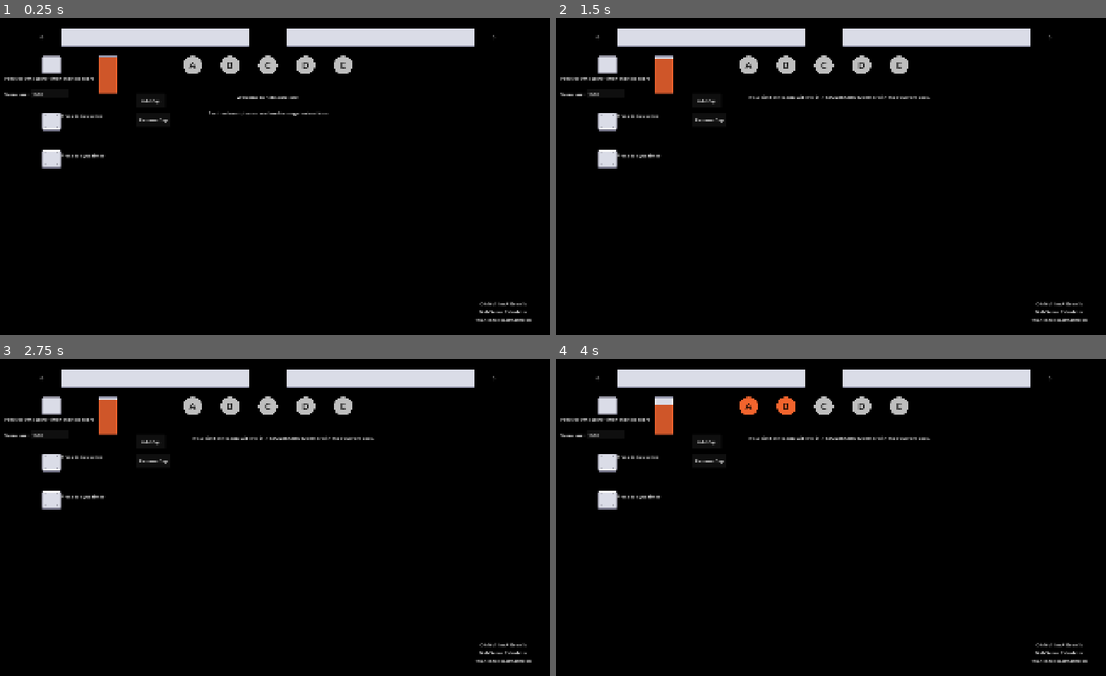
Above: before the commit, frames 1-4 (two rows, left to right).
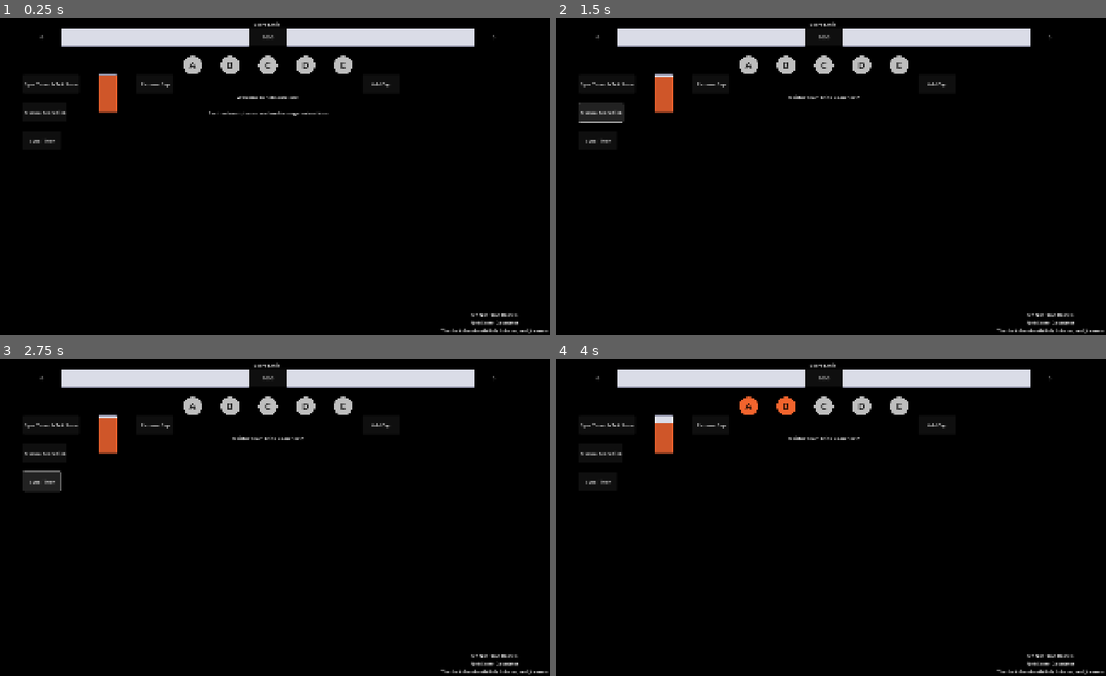
Above: after the commit, the same moments.

Repository: matthew-cavener/neb-control-score-calculator
Game: Godot game, scene res://scenes/main.tscn
Two runs of this game, one before a commit and one after it. Both use one fixed random seed, a clock stepped at 60 frames per second and the inputs below.
Inputs (mouse positions are in pixels of both pictures, inside the frame that each line leads up to; where the layout moved, square brackets give the same spot in the first picture):
- Up to frame 1 (0.25 s): no input
- Up to frame 2 (1.5 s): click (605, 84) [605, 65] at 0.5 s; click (600, 113) [605, 122] at 1.25 s
- Up to frame 3 (2.75 s): click (44, 482) [49, 498] at 2 s
- Up to frame 4 (4 s): click "A" at 2.75 s; click "B" at 3.5 s

The runs differ from the first frame. In frame 1, 2.3% of the frame differs, in the area x 0-100%, y 1-100%; in frame 2, 2.9%; in frame 3, 2.9%; in frame 4, 2.6%.

Commit message:
Feature/look n feel (#13)
* improve ui, fix a tie issue, imrpove caps needed function, imrpove victory condition display

* remove button icons

Diff:
--- a/godot/assets/kenney_ui-pack-space-expansion/button_square_depth.svg
+++ /dev/null
@@ -1,10 +0,0 @@
-<svg width="64" height="64" xmlns="http://www.w3.org/2000/svg" xmlns:xlink="http://www.w3.org/1999/xlink">
-  <defs/>
-  <g>
-    <path stroke="none" fill="#9696A3" d="M61.95 25.2 L61.95 24.8 62 24 62 6 61.95 5.05 Q61.5 2 58 2 L6 2 Q2.5 2 2.1 5.05 L2 6 2 24 2.05 24.8 2.05 25.2 2 26 2 54 Q2 58 6 58 L58 58 Q62 58 62 54 L62 26 61.95 25.2 M56 10 Q56 10.85 55.4 11.4 54.85 12 54 12 53.15 12 52.6 11.4 52 10.85 52 10 52 9.15 52.6 8.55 53.15 8 54 8 54.85 8 55.4 8.55 56 9.15 56 10 M56 50 Q56 50.85 55.4 51.4 54.85 52 54 52 53.15 52 52.6 51.4 52 50.85 52 50 52 49.15 52.6 48.55 53.15 48 54 48 54.85 48 55.4 48.55 56 49.15 56 50 M64 24.75 L63.95 25 64 25.4 64 54.25 Q63.85 60 58 60 L6 60 Q0.15 60 0 54.25 L0 25.4 0.05 25 0 24.75 0 6 Q0 0 6 0 L58 0 Q64 0 64 6 L64 24.75 M12 10 Q12 10.85 11.4 11.4 10.85 12 10 12 9.15 12 8.6 11.4 8 10.85 8 10 8 9.15 8.6 8.55 9.15 8 10 8 10.85 8 11.4 8.55 12 9.15 12 10 M12 50 Q12 50.85 11.4 51.4 10.85 52 10 52 9.15 52 8.6 51.4 8 50.85 8 50 8 49.15 8.6 48.55 9.15 48 10 48 10.85 48 11.4 48.55 12 49.15 12 50"/>
-    <path stroke="none" fill="#FFFFFF" d="M61.95 25.2 L62 26 62 54 Q62 58 58 58 L6 58 Q2 58 2 54 L2 26 2.05 25.2 2.05 24.8 2 24 2 6 2.1 5.05 Q2.5 2 6 2 L58 2 Q61.5 2 61.95 5.05 L62 6 62 24 61.95 24.8 61.95 25.2 M6 4 Q4.35 4 4.1 5.3 L4.05 5.5 4 6 4 24 4.05 24.55 4.05 24.8 4.05 25.2 4.05 25.45 4 26 4 54 Q4 56 6 56 L58 56 Q60 56 60 54 L60 26 60 25.45 59.95 25.2 59.95 24.8 60 24.55 60 24 60 6 59.95 5.3 60 5.35 Q59.65 4 58 4 L6 4"/>
-    <path stroke="none" fill="#DADCE7" d="M6 4 L58 4 Q59.65 4 60 5.35 L59.95 5.3 60 6 60 24 60 24.55 59.95 24.8 59.95 25.2 60 25.45 60 26 60 54 Q60 56 58 56 L6 56 Q4 56 4 54 L4 26 4.05 25.45 4.05 25.2 4.05 24.8 4.05 24.55 4 24 4 6 4.05 5.5 4.1 5.3 Q4.35 4 6 4 M56 50 Q56 49.15 55.4 48.55 54.85 48 54 48 53.15 48 52.6 48.55 52 49.15 52 50 52 50.85 52.6 51.4 53.15 52 54 52 54.85 52 55.4 51.4 56 50.85 56 50 M56 10 Q56 9.15 55.4 8.55 54.85 8 54 8 53.15 8 52.6 8.55 52 9.15 52 10 52 10.85 52.6 11.4 53.15 12 54 12 54.85 12 55.4 11.4 56 10.85 56 10 M12 10 Q12 9.15 11.4 8.55 10.85 8 10 8 9.15 8 8.6 8.55 8 9.15 8 10 8 10.85 8.6 11.4 9.15 12 10 12 10.85 12 11.4 11.4 12 10.85 12 10 M12 50 Q12 49.15 11.4 48.55 10.85 48 10 48 9.15 48 8.6 48.55 8 49.15 8 50 8 50.85 8.6 51.4 9.15 52 10 52 10.85 52 11.4 51.4 12 50.85 12 50"/>
-    <path stroke="none" fill="#FF0000" d="M64 25.4 L63.95 25 64 24.75 64 25.4 M0 24.75 L0.05 25 0 25.4 0 24.75"/>
-    <path stroke="none" fill="#747487" d="M0 54.25 Q0.15 60 6 60 L58 60 Q63.85 60 64 54.25 L64 58 Q64 64 58 64 L6 64 Q0 64 0 58 L0 54.25"/>
-  </g>
-</svg>
--- a/godot/assets/kenney_ui-pack-space-expansion/panel_square_screws.svg
+++ /dev/null
@@ -1,7 +0,0 @@
-<svg width="64" height="64" xmlns="http://www.w3.org/2000/svg" xmlns:xlink="http://www.w3.org/1999/xlink">
-  <defs/>
-  <g>
-    <path stroke="none" fill="#747487" d="M0 7.75 L0 6 Q0 0 6 0 L58 0 Q64 0 64 6 L64 7.75 Q63.85 2 58 2 L6 2 Q0.15 2 0 7.75 M56 12 Q56 12.85 55.4 13.4 54.85 14 54 14 53.15 14 52.6 13.4 52 12.85 52 12 52 11.15 52.6 10.55 53.15 10 54 10 54.85 10 55.4 10.55 56 11.15 56 12 M12 12 Q12 12.85 11.4 13.4 10.85 14 10 14 9.15 14 8.6 13.4 8 12.85 8 12 8 11.15 8.6 10.55 9.15 10 10 10 10.85 10 11.4 10.55 12 11.15 12 12 M12 54 Q12 54.85 11.4 55.4 10.85 56 10 56 9.15 56 8.6 55.4 8 54.85 8 54 8 53.15 8.6 52.55 9.15 52 10 52 10.85 52 11.4 52.55 12 53.15 12 54 M56 54 Q56 54.85 55.4 55.4 54.85 56 54 56 53.15 56 52.6 55.4 52 54.85 52 54 52 53.15 52.6 52.55 53.15 52 54 52 54.85 52 55.4 52.55 56 53.15 56 54"/>
-    <path stroke="none" fill="#9696A3" d="M56 54 Q56 53.15 55.4 52.55 54.85 52 54 52 53.15 52 52.6 52.55 52 53.15 52 54 52 54.85 52.6 55.4 53.15 56 54 56 54.85 56 55.4 55.4 56 54.85 56 54 M64 7.75 L64 58.25 Q63.85 64 58 64 L6 64 Q0.15 64 0 58.25 L0 7.75 Q0.15 2 6 2 L58 2 Q63.85 2 64 7.75 M12 54 Q12 53.15 11.4 52.55 10.85 52 10 52 9.15 52 8.6 52.55 8 53.15 8 54 8 54.85 8.6 55.4 9.15 56 10 56 10.85 56 11.4 55.4 12 54.85 12 54 M12 12 Q12 11.15 11.4 10.55 10.85 10 10 10 9.15 10 8.6 10.55 8 11.15 8 12 8 12.85 8.6 13.4 9.15 14 10 14 10.85 14 11.4 13.4 12 12.85 12 12 M56 12 Q56 11.15 55.4 10.55 54.85 10 54 10 53.15 10 52.6 10.55 52 11.15 52 12 52 12.85 52.6 13.4 53.15 14 54 14 54.85 14 55.4 13.4 56 12.85 56 12"/>
-  </g>
-</svg>
--- a/godot/scenes/main.gd
+++ b/godot/scenes/main.gd
@@ -8,8 +8,9 @@
 var is_tie: bool = false
 var total_caps: int = 5
 
-@onready var score_limit = int($ScoreLimit.text)
-@onready var max_time = Constants.SCORE_TIMER_INTERVAL * score_limit / Constants.SCORE_PER_CAP_POINT
+@onready var score_limit: int = int($ScoreLimit.text)
+@onready var max_time: float = (Constants.SCORE_TIMER_INTERVAL * score_limit / Constants.SCORE_PER_CAP_POINT)
+# @onready var max_time = 9999999999
 
 func _ready() -> void:
 
@@ -72,14 +73,20 @@
         loser_caps_needed = 0
         approx_time_to_additional_cap_needed = "N/A"
 
-    display_victory_conditions(points_to_red_victory, points_to_blue_victory, red_caps_needed, blue_caps_needed)
+    display_victory_conditions(red_caps, blue_caps, red_caps_needed, blue_caps_needed)
 
 
-func display_victory_conditions(points_to_red_victory: int, points_to_blue_victory: int, red_caps_needed: int, blue_caps_needed: int) -> void:
+func display_victory_conditions(red_caps: int, blue_caps:int, red_caps_needed: int, blue_caps_needed: int) -> void:
+    if red_caps == 0 and blue_caps == 0:
+        $VictoryConditionsLabel.text = "Neither team bring a cap fleet?\n"
+        return
+
     if is_tie:
-        $VictoryConditionsLabel.text = "It's a tie! Both teams will win in %s with their current caps.\n" % [
+        $VictoryConditionsLabel.text = "It's a tie! (maybe? known bug)\nBoth teams will win in %s with their current caps.\n" % [
             convert_seconds_to_minutes_seconds(int(time_to_red_victory))
         ]
+        $VictoryConditionsLabel.text += "Red team needs %d caps to win.\n" % [red_caps_needed + 1]
+        $VictoryConditionsLabel.text += "Blue team needs %d caps to win.\n" % [blue_caps_needed + 1]
         return
 
     var projected_winner = "Red" if projected_loser == "Blue" else "Blue"
@@ -115,23 +122,19 @@
 
 func calculate_time_to_win(points_to_victory: int, caps: int) -> float:
     if caps > 0:
-        var raw_time = (points_to_victory * Constants.SCORE_TIMER_INTERVAL) / (caps * Constants.SCORE_PER_CAP_POINT)
+        var raw_time = ((points_to_victory) * Constants.SCORE_TIMER_INTERVAL) / (caps * Constants.SCORE_PER_CAP_POINT)
         return ceil(raw_time / Constants.SCORE_TIMER_INTERVAL) * Constants.SCORE_TIMER_INTERVAL
     else:
         return INF
 
 
 func calculate_caps_needed_to_win(team_score: int, opponent_score: int, neutral_caps: int) -> int:
-    var total_capture_points = total_caps
-    var controlled_caps = total_capture_points - neutral_caps
+    var controlled_caps = total_caps - neutral_caps
     var remaining_team_score = score_limit - team_score
     var remaining_opponent_score = score_limit - opponent_score
     var total_remaining_score = remaining_team_score + remaining_opponent_score
-    var required_score_difference = remaining_team_score * controlled_caps
-    for caps in range(1, controlled_caps + 1):
-        if total_remaining_score != 0 and caps > required_score_difference / total_remaining_score:
-            return caps
-    return controlled_caps
+    var required_caps = ceil(float(remaining_team_score * controlled_caps) / total_remaining_score)
+    return min(required_caps, controlled_caps)
 
 
 func calculate_time_until_additional_cap_needed(
@@ -144,8 +147,8 @@
     var projected_winner_caps = blue_caps if projected_loser == "Red" else red_caps
     var current_projected_loser_caps_needed = current_red_caps_needed if projected_loser == "Red" else current_blue_caps_needed
     while time_elapsed < max_time:
-        var loser_caps_needed = calculate_caps_needed_to_win(projected_loser_current_score, projected_winner_current_score, neutral_caps)
-        if loser_caps_needed > current_projected_loser_caps_needed:
+        var ticked_loser_caps_needed = calculate_caps_needed_to_win(projected_loser_current_score, projected_winner_current_score, neutral_caps)
+        if ticked_loser_caps_needed > current_projected_loser_caps_needed:
             return time_elapsed
         time_elapsed += Constants.SCORE_TIMER_INTERVAL
         projected_loser_current_score += projected_loser_caps * Constants.SCORE_PER_CAP_POINT
@@ -176,5 +179,6 @@
 func _on_add_control_point_button_pressed():
     Events.emit_signal("add_control_point_button_pressed")
 
+
 func _on_remove_control_point_button_pressed():
     Events.emit_signal("remove_control_point_button_pressed")
--- a/godot/scenes/main.tscn
+++ b/godot/scenes/main.tscn
@@ -1,11 +1,9 @@
-[gd_scene load_steps=7 format=3 uid="uid://b0oikmo6jwhk5"]
+[gd_scene load_steps=5 format=3 uid="uid://b0oikmo6jwhk5"]
 
 [ext_resource type="PackedScene" uid="uid://kxq5qoceby11" path="res://scenes/control_point_bar.tscn" id="1_mxuch"]
 [ext_resource type="Script" uid="uid://cu045jqh1suqn" path="res://scenes/main.gd" id="1_rdj1o"]
 [ext_resource type="PackedScene" uid="uid://cu235283v7n2w" path="res://scenes/progress_bar.tscn" id="2_812s5"]
 [ext_resource type="PackedScene" uid="uid://ynkomokhdk67" path="res://scenes/timer_bar.tscn" id="2_tefeu"]
-[ext_resource type="Texture2D" uid="uid://bohay0jyb647v" path="res://assets/kenney_ui-pack-space-expansion/button_square_depth.svg" id="5_n5yif"]
-[ext_resource type="Texture2D" uid="uid://dv8xbwp2jtnwd" path="res://assets/kenney_ui-pack-space-expansion/panel_square_screws.svg" id="6_ijc56"]
 
 [node name="Main" type="Node2D"]
 script = ExtResource("1_rdj1o")
@@ -16,7 +14,7 @@
 color = Color(0, 0, 0, 1)
 
 [node name="TimerBar" parent="." instance=ExtResource("2_tefeu")]
-position = Vector2(384, 128)
+position = Vector2(384, 192)
 
 [node name="TimeRemainingLineEdit" type="LineEdit" parent="."]
 visible = false
@@ -40,13 +38,13 @@
 position = Vector2(1024, 32)
 
 [node name="MadeByLabel" type="Label" parent="."]
-offset_left = 1664.0
-offset_top = 960.0
-offset_right = 1856.0
-offset_bottom = 1024.0
+offset_left = 1548.0
+offset_top = 997.0
+offset_right = 1912.0
+offset_bottom = 1072.0
 text = "Oh No! I'm A Bean!'s
 Neb Score Calculator
-Thanks to localmathblob"
+Thanks to localmathblob, Lobster, and Jraamus"
 horizontal_alignment = 1
 vertical_alignment = 1
 
@@ -54,7 +52,7 @@
 offset_left = 704.0
 offset_top = 256.0
 offset_right = 1216.0
-offset_bottom = 696.0
+offset_bottom = 384.0
 text = "Welcome to neb score calc!
 
 See the description or readme for usage instructions"
@@ -78,71 +76,55 @@
 alignment = 1
 flat = true
 
-[node name="SyncTimerTickScoreButton" type="TextureButton" parent="."]
-offset_left = 192.0
-offset_top = 128.0
+[node name="SyncTimerTickScoreButton" type="Button" parent="."]
+offset_left = 128.0
+offset_top = 192.0
 offset_right = 256.0
-offset_bottom = 192.0
-texture_normal = ExtResource("5_n5yif")
-texture_pressed = ExtResource("6_ijc56")
+offset_bottom = 256.0
+text = "Sync Timer & Tick Score"
 
-[node name="ManualScoreTickButton" type="TextureButton" parent="."]
-offset_left = 192.0
-offset_top = 320.0
+[node name="ManualScoreTickButton" type="Button" parent="."]
+offset_left = 128.0
+offset_top = 288.0
 offset_right = 256.0
-offset_bottom = 384.0
-texture_normal = ExtResource("5_n5yif")
-texture_pressed = ExtResource("6_ijc56")
+offset_bottom = 352.0
+text = "Manual Score Tick"
 
-[node name="TimerResetButton" type="TextureButton" parent="."]
-offset_left = 192.0
-offset_top = 448.0
+[node name="TimerResetButton" type="Button" parent="."]
+offset_left = 128.0
+offset_top = 384.0
 offset_right = 256.0
-offset_bottom = 512.0
-texture_normal = ExtResource("5_n5yif")
-texture_pressed = ExtResource("6_ijc56")
+offset_bottom = 448.0
+text = "Sync Timer"
 
-[node name="TimerResetTickScoreLabel" type="Label" parent="."]
-offset_left = 64.0
-offset_top = 192.0
-offset_right = 257.0
-offset_bottom = 215.0
-text = "Press to sync score timer and tick score
-
-Score limit:"
-
-[node name="SeperateTimerResetTickScoreLabel" type="Label" parent="."]
-offset_left = 256.0
-offset_top = 320.0
-offset_right = 403.0
-offset_bottom = 395.0
-text = "Press to tick score
-
-
-
-
-Press to sync timer"
+[node name="ScoreLimitLabel" type="Label" parent="."]
+offset_left = 912.0
+offset_top = 8.0
+offset_right = 1008.0
+offset_bottom = 31.0
+text = "Score Limit"
 
 [node name="ScoreLimit" type="LineEdit" parent="."]
-offset_left = 153.0
-offset_top = 242.0
-offset_right = 281.0
-offset_bottom = 273.0
+offset_left = 896.0
+offset_top = 32.0
+offset_right = 1024.0
+offset_bottom = 96.0
 text = "1000"
 placeholder_text = "Point Limit"
+alignment = 1
 
 [node name="AddControlPointButton" type="Button" parent="." groups=["control_point"]]
-offset_left = 512.0
-offset_top = 256.0
-offset_right = 612.0
-offset_bottom = 306.0
+offset_left = 1280.0
+offset_top = 192.0
+offset_right = 1408.0
+offset_bottom = 256.0
 text = "Add Cap"
 
 [node name="RemoveControlPointButton" type="Button" parent="."]
 offset_left = 512.0
-offset_top = 320.0
-offset_right = 628.0
-offset_bottom = 370.0
+offset_top = 192.0
+offset_right = 640.0
+offset_bottom = 256.0
 text = "Remove Cap"
 
 [connection signal="pressed" from="SyncTimerTickScoreButton" to="." method="_on_sync_timer_tick_score_button_pressed"]
Not shown, removed: godot/assets/kenney_ui-pack-space-expansion/button_square_depth.svg.import
Not shown, removed: godot/assets/kenney_ui-pack-space-expansion/panel_square_screws.svg.import
Not shown, changed: README.md
